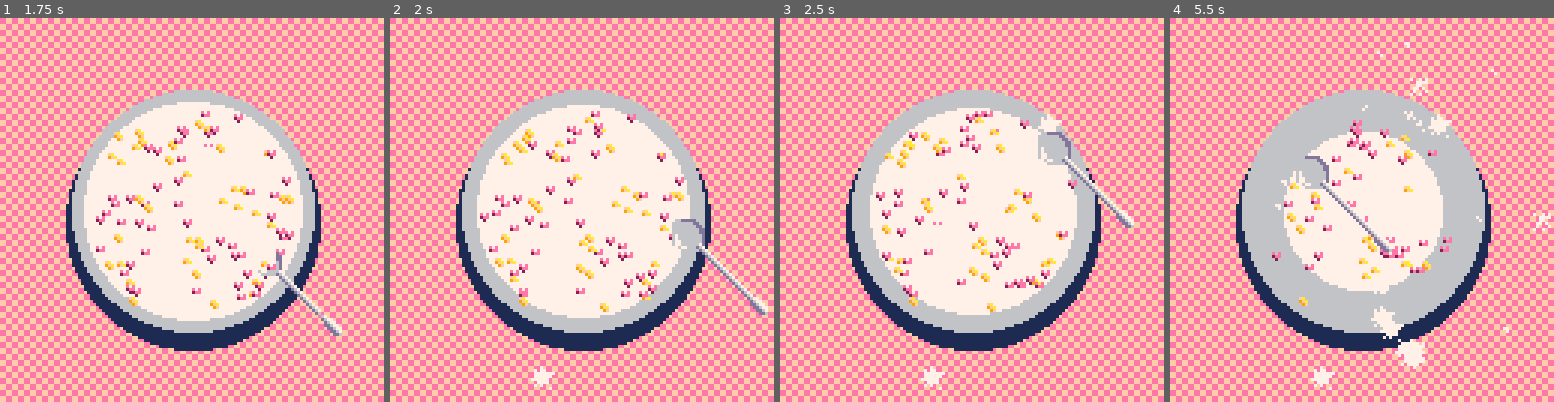
Above: before the commit, frames 1-4 (left to right).
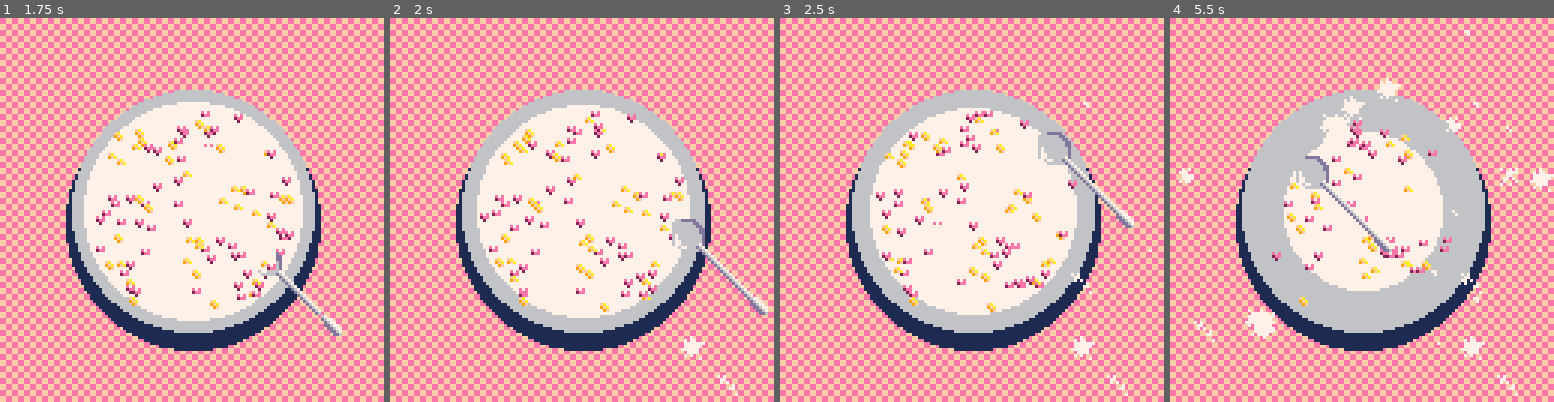
Above: after the commit, the same moments.

Repository: oddgoo/pico8-games
Game: PICO-8 cartridge cereal-eater.p8
The game is run twice, just before and just after one commit, with the same random seed, the same clock (stepped at 60 frames per second) and the same inputs.
Inputs:
- Up to frame 1 (1.75 s): tap X (X key) at 0.33, 1.07 s; tap O (Z key) at 0.7, 1.7 s; hold Right from 1.6 s (still down)
- Up to frame 2 (2 s): keep holding Right; tap X (X key) at 1.85 s
- Up to frame 3 (2.5 s): release Right at 2.1 s; tap O (Z key) at 2.1 s; hold Up 2.15-2.42 s; hold Right from 2.47 s (still down)
- Up to frame 4 (5.5 s): tap O (Z key) every 0.4 s from 2.5 to 5.3 s; tap X (X key) at 2.97, 4.08, 5.2 s; release Right at 3.03 s; hold Left 3.08-3.58 s; hold Down 3.63-3.97 s; hold Right 4.02-4.68 s; hold Up 4.73-5.03 s; hold Left from 5.08 s (still down)

Frame 1 is identical in both runs. In frame 2, 0.4% of the frame differs, in the area x 36-97%, y 60-99%; in frame 3, 0.7%; in frame 4, 3.6%, in the area x 2-100%, y 3-99%.

Commit message:
-recolour milk based on the year -added new random sfx -bound splashes to plate

Diff:
--- a/cereal-eater.p8
+++ b/cereal-eater.p8
@@ -106,7 +106,6 @@
 	 sspr(0,8,7, 15,sp[1]+spoon_offset,sp[2]+spoon_offset,
 	 8,16)
 	 if(s_state==1) then
-	  sfx(2)
 	  radius-=1
 	  s_state=0
 	  eat_flakes_at(sp[1],sp[2])
@@ -249,14 +248,21 @@
 end
 
 function eat_flakes_at(x, y)
-for i = #flakes, 1, -1 do
-	local f = flakes[i]
-	local dx = f.x - x
-	local dy = f.y - y
-	if dx*dx + dy*dy < 64 then -- 8^2 = 64
-	del(flakes, f)
-	end
-end
+	local ate_flake = false
+	for i = #flakes, 1, -1 do
+		local f = flakes[i]
+		local dx = f.x - x
+		local dy = f.y - y
+		if dx*dx + dy*dy < 64 then -- 8^2 = 64
+			del(flakes, f)
+			ate_flake = true
+		end
+	end
+	if ate_flake then
+		sfx(2)
+	else
+		sfx(3)
+	end
 end
 
 -->8
@@ -286,20 +292,21 @@
 
 function add_splash(x,y)
 --check if it's inside loop first
-
 	for i=0,2 do
 		add(splashes,
-		{x+rnd(100) - 50,
-		y+rnd(100) - 50,
+		{x+rnd(80) - 40,
+		y+rnd(80) - 40,
 		ceil(rnd(12))}) --random splash sprite
 	end
 end
 
 function draw_splashes()
+	pal(7,years[selected_year].milk)
 	for s in all(splashes) do
 	 local sp = splash_s[s[3]]
 	 sspr(sp.x,sp.y,sp.w,sp.h,s[1],s[2])
 	end
+	pal()
 end
 
 -->8
Not shown, changed: 61 lines of the sprite sheet (__gfx__) section of cereal-eater.p8
Not shown, changed: the sound effects (__sfx__) section of cereal-eater.p8
